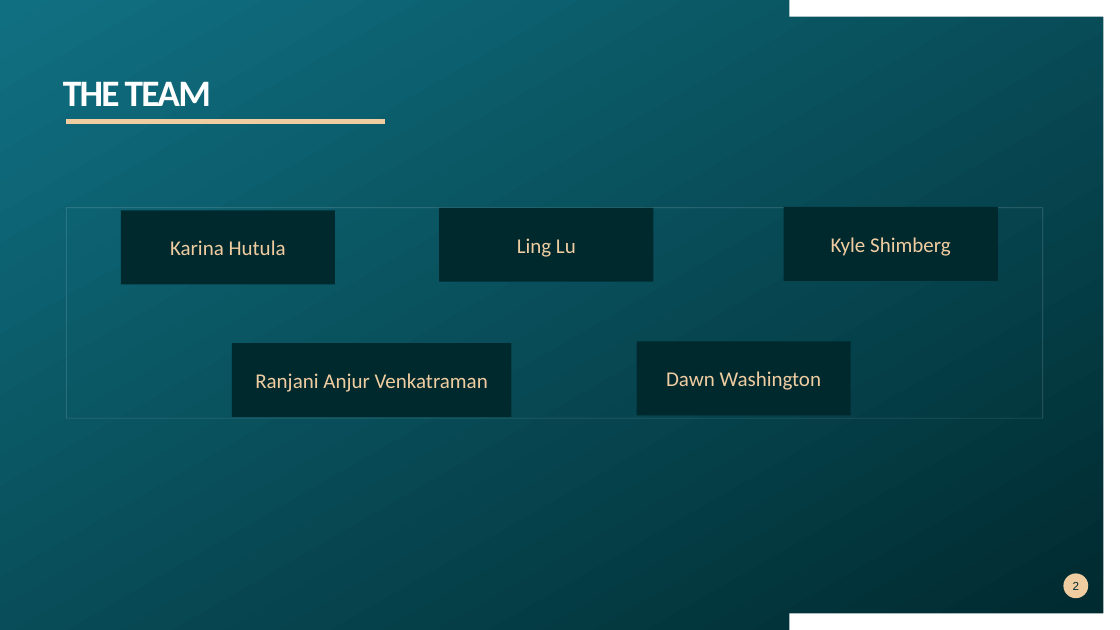
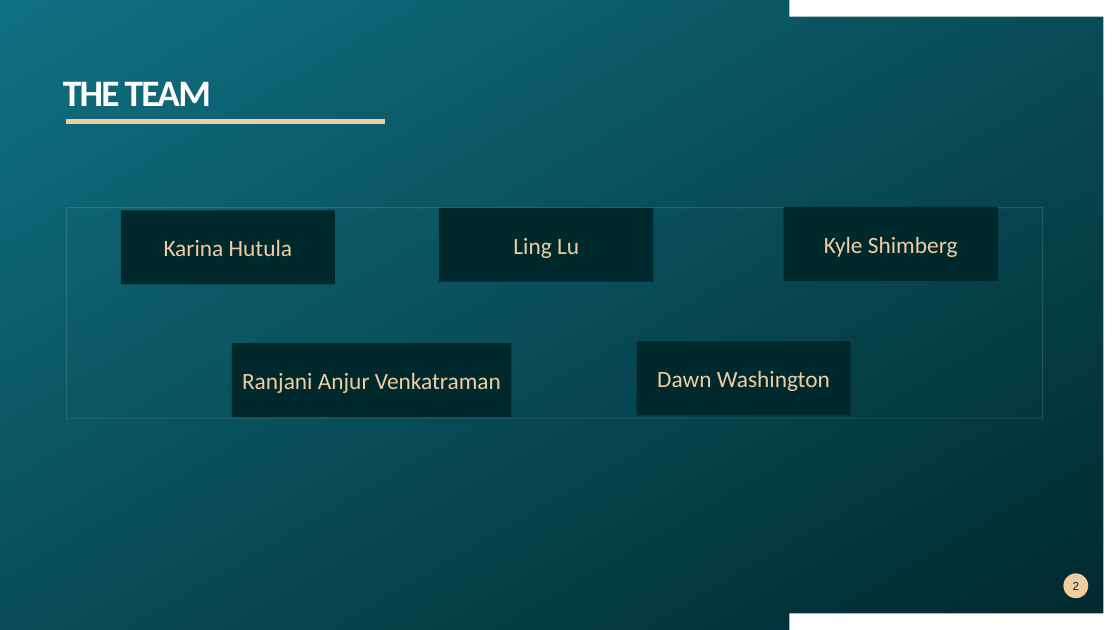
Before and after one commit to khutula/Medical-Insurance-Costs, a slide deck: slide 2 of Medical Insurance Cost.pptx. Drawn at 1120x630 pixels with LibreOffice and Linux fonts; fonts in the diff are those of the drawing. Boxes give left, top, right and bottom in pixels: in the first picture for what was removed or moved away, otherwise in the second. Text is boxed around its words. In the diff, an @@ line names an element or a change of style, - is before the commit and + after.

```diff
--- a/Medical Insurance Cost.pptx
+++ b/Medical Insurance Cost.pptx
@@ size 18 to 20 pt in 5 elements at [121, 210, 335, 284], [439, 208, 654, 281], [784, 207, 998, 281], [232, 343, 512, 417], [637, 341, 851, 415] @@
```
Also in this commit, not shown: 4 other slides changed, 9 slides added, 8 slides removed.
